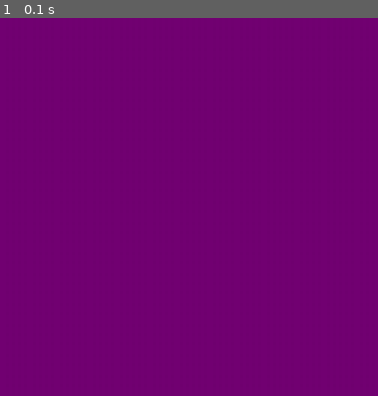
Above: before the commit, frame 1.
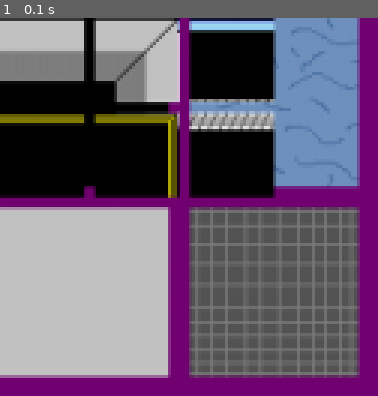
Above: after the commit, the same moment.

Repository: shadowfire-ew/pygame-experiments
Game: pygame game, started from grid_based_main.py
Two runs of this game, one before a commit and one after it. Both use one fixed random seed, a clock stepped at 60 frames per second and the inputs below.
Inputs:
- Up to frame 1 (0.1 s): no input

The runs differ from the first frame. In frame 1, 85% of the frame differs, in the area x 0-96%, y 0-96%.

Commit message:
just testing to see if my tiles load correctly

Diff:
--- a/grid_based_main.py
+++ b/grid_based_main.py
@@ -15,7 +15,8 @@
     looping = True
     screen = pygame.display.set_mode(size)
 
-    floors = load_tile_table(images+"/tilesets/lab-tiles.png",[80])
+    tiles = load_tile_table(images+"/tilesets/lab-tiles.png",[80])
+    borders = load_tile_table(images+"/tilesets/lab-borders.png",[40])
     while True:
         #main loop
 
@@ -30,8 +31,17 @@
         # do stuff
 
         # update display
-        # do background
+        # clear background
         screen.fill(bg)
+        # update the background
+        for x, row in enumerate(tiles):
+            for y, tile in enumerate(row):
+                screen.blit(tile, (x*90, y*90))
+                # just doing this to test the images
+                # this will also put some space between them
+        for x,row in enumerate(borders):
+            for y, tile in enumerate(row):
+                screen.blit(tile, (x*45,y*45))
         # fore ground stuff
         # complete display
         pygame.display.flip()
